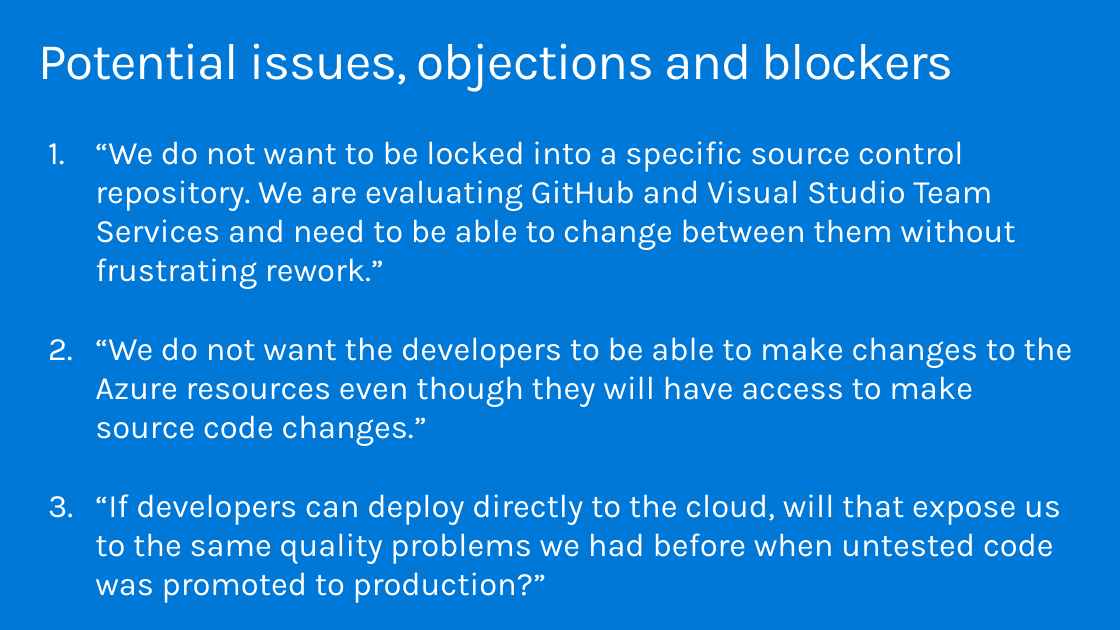
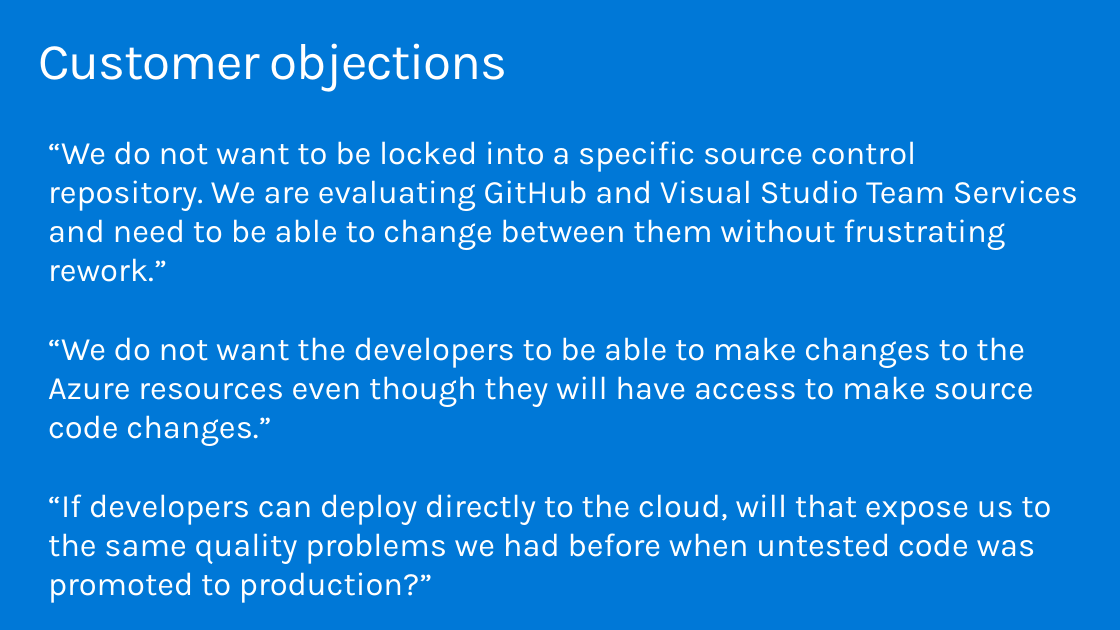
Before and after one commit to yashmadan123/MCW-Continuous-delivery-in-Azure-DevOps, a slide deck: slide 11 of Whiteboad design session/Whiteboard design session trainer presentation - Continuous delivery with VSTS and Azure.pptx. Drawn at 1120x630 pixels with LibreOffice and Linux fonts; fonts in the diff are those of the drawing. Boxes give left, top, right and bottom in pixels: in the first picture for what was removed or moved away, otherwise in the second. Text is boxed around its words. In the diff, an @@ line names an element or a change of style, - is before the commit and + after.

```diff
--- a/Whiteboad design session/Whiteboard design session trainer presentation - Continuous delivery with VSTS and Azure.pptx
+++ b/Whiteboad design session/Whiteboard design session trainer presentation - Continuous delivery with VSTS and Azure.pptx
@@ title at (x1=38, y1=43, x2=508, y2=91): text changed @@
-Potential issues, objections and blockers
+Customer objections
@@ text "“We do not want to ..." at (x1=48, y1=141, x2=1078, y2=596): bullet 1. to none @@
```
Also in this commit, not shown: 1 other slide changed, 2 slides added.
